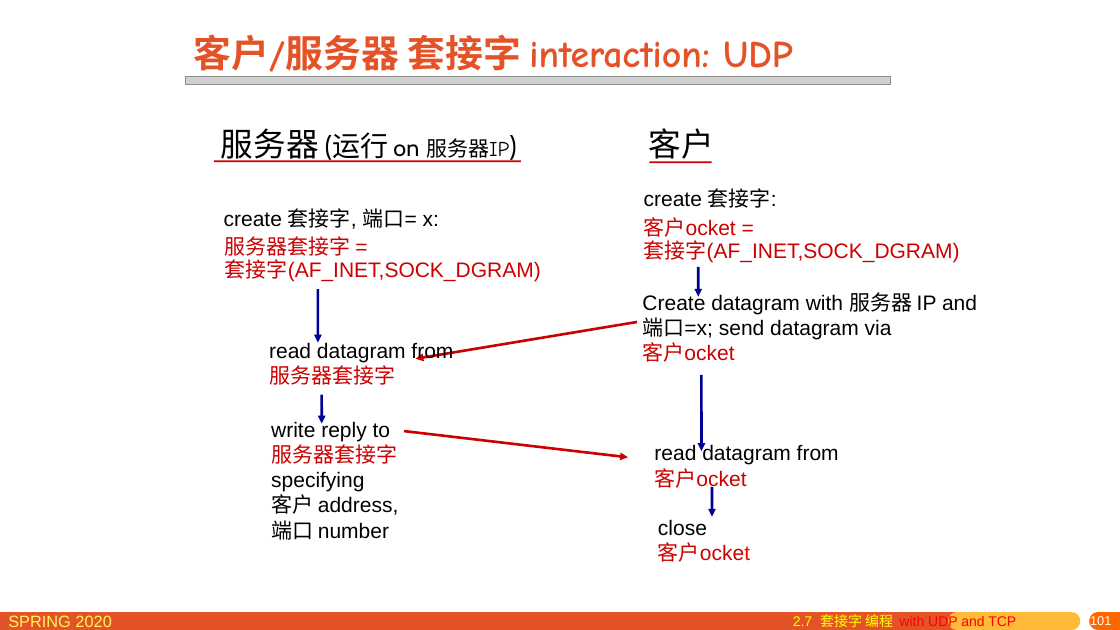
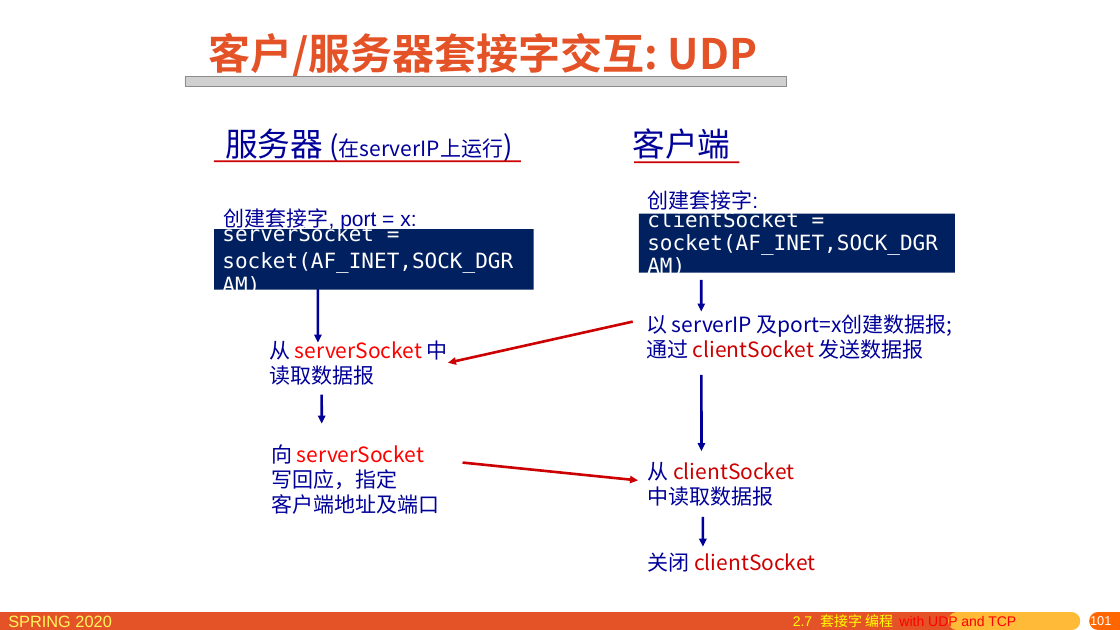
Before and after one commit to network-distributed/presentations, a slide deck: slide 101 of chapter2_cn.pptx. Drawn at 1120x630 pixels with LibreOffice and Linux fonts; fonts in the diff are those of the drawing; grey boxes stand for pictures. Boxes give left, top, right and bottom in pixels: in the first picture for what was removed or moved away, otherwise in the second. Text is boxed around its words. In the diff, an @@ line names an element or a change of style, - is before the commit and + after.

```diff
--- a/chapter2_cn.pptx
+++ b/chapter2_cn.pptx
@@ title at <box>208,33,757,80</box>: text changed; size 32.4 to 36 pt; font Comic Neue to Noto Sans CJK SC @@
-客户/服务器 套接字 interaction: UDP
+客户/服务器套接字交互: UDP
@@ picture: place and size @@
-picture at <box>185,76,891,85</box>
+picture at <box>185,76,786,87</box>
@@ text at <box>225,128,503,162</box>: text changed; font Cabin to Noto Sans CJK SC; text colour #000000 to #000099 @@
-服务器 (运行 on 服务器IP)
+服务器 (在serverIP上运行)
@@ text at <box>632,128,730,163</box>: text changed; text colour #000000 to #000099 @@
-客户
+客户端
@@ line moved from (649, 162) - (712, 162) to (634, 162) - (739, 162) @@
@@ text at <box>224,208,416,231</box>: text changed; text colour #000000 to #000099 @@
-create 套接字, 端口= x:
+创建套接字, port = x:
@@ text at <box>647,190,758,210</box>: text changed; text colour #000000 to #000099 @@
-create 套接字:
+创建套接字:
@@ rectangle added at <box>214,229,534,290</box>, fill #002060, 18 pt, text #FFFFFF @@
+serverSocket =
+socket(AF_INET,SOCK_DGRAM)
@@ text removed at <box>225,236,541,282</box> @@
-服务器套接字 =
-套接字(AF_INET,SOCK_DGRAM)
@@ rectangle "clientSocket =": place and size @@
-rectangle "clientSocket =" at <box>644,217,960,263</box>
+rectangle "clientSocket =" at <box>639,213,955,272</box>
@@ rectangle "clientSocket =" at <box>639,213,955,272</box>: fill none to #002060 @@
@@ text in rectangle at <box>647,210,938,255</box>: text changed; font Arial to DejaVu Sans Mono; text colour #CC0000 to #FFFFFF @@
-客户ocket =
-套接字(AF_INET,SOCK_DGRAM)
+clientSocket =
+socket(AF_INET,SOCK_DGRAM)
@@ arrow moved from (698, 267) - (698, 297) to (702, 280) - (702, 312) @@
@@ arrow moved from (637, 322) - (416, 359) to (633, 322) - (448, 363) @@
@@ text at <box>646,314,953,359</box>: text changed; font Arial to Noto Sans CJK SC; text colour #000000 to #000099 @@
-Create datagram with 服务器 IP and
-端口=x; send datagram via
-客户ocket
+以 serverIP 及port=x创建数据报;
+通过 clientSocket 发送数据报
@@ text at <box>269,337,448,385</box>: text changed; font Arial to Noto Sans CJK SC; text colour #000000 to #FF0000 @@
-read datagram from
-服务器套接字
+从 serverSocket 中
+读取数据报
@@ text at <box>271,444,439,514</box>: text changed; font Arial to Noto Sans CJK SC; text colour #000000 to #000099 @@
-write reply to
-服务器套接字
-specifying
-客户 address,
-端口 number
+向 serverSocket
+写回应，指定
+客户端地址及端口
@@ arrow moved from (404, 431) - (628, 457) to (463, 463) - (638, 481) @@
@@ text at <box>648,462,794,506</box>: text changed; font Arial to Noto Sans CJK SC; text colour #000000 to #CC0000 @@
-read datagram from
-客户ocket
+从 clientSocket
+中读取数据报
@@ arrow moved from (712, 487) - (712, 517) to (703, 517) - (703, 547) @@
@@ text at <box>648,552,815,572</box>: text changed; font Arial to Noto Sans CJK SC @@
-close
-客户ocket
+关闭 clientSocket
```
Also in this commit, not shown: 9 other slides changed, 1 other file.
